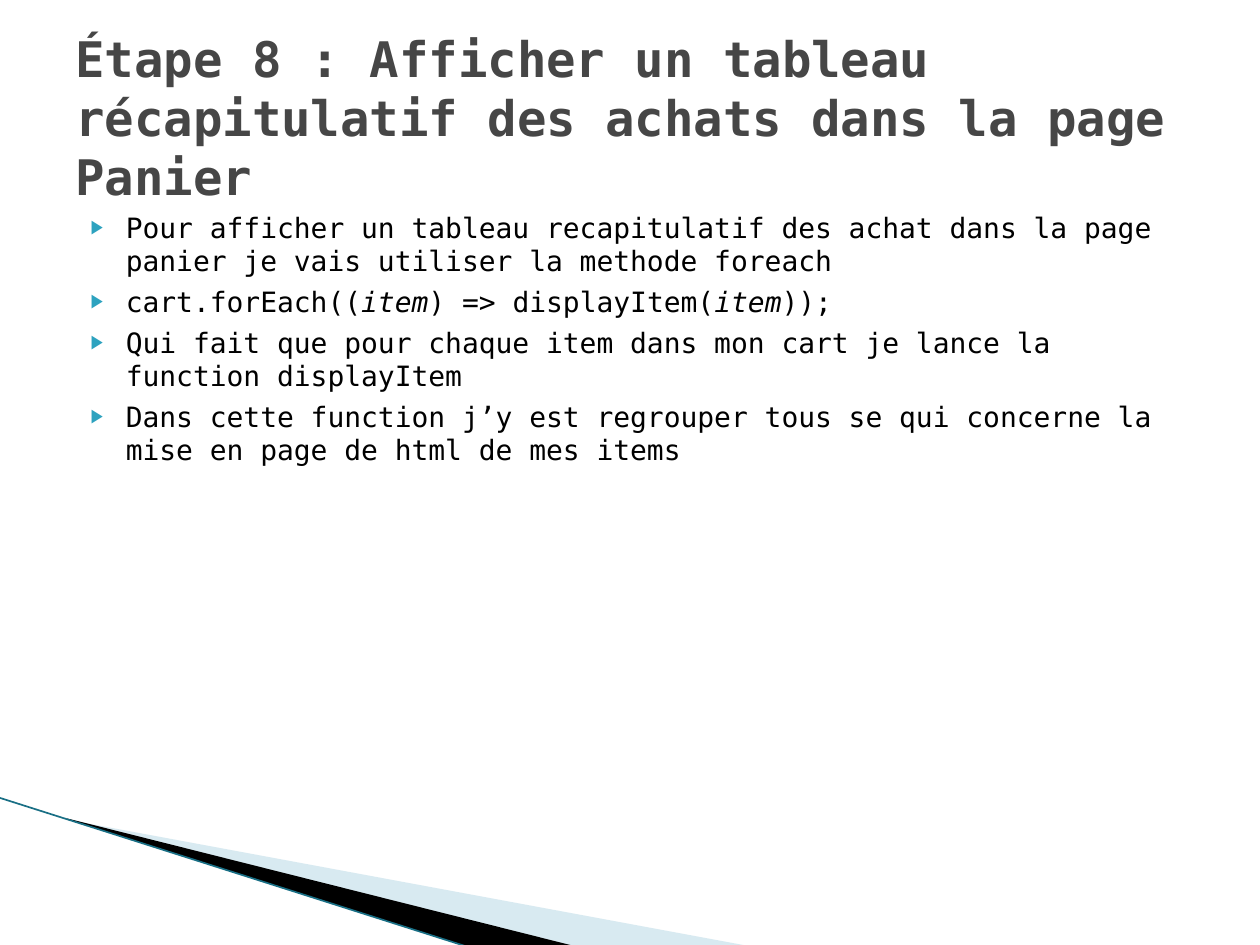
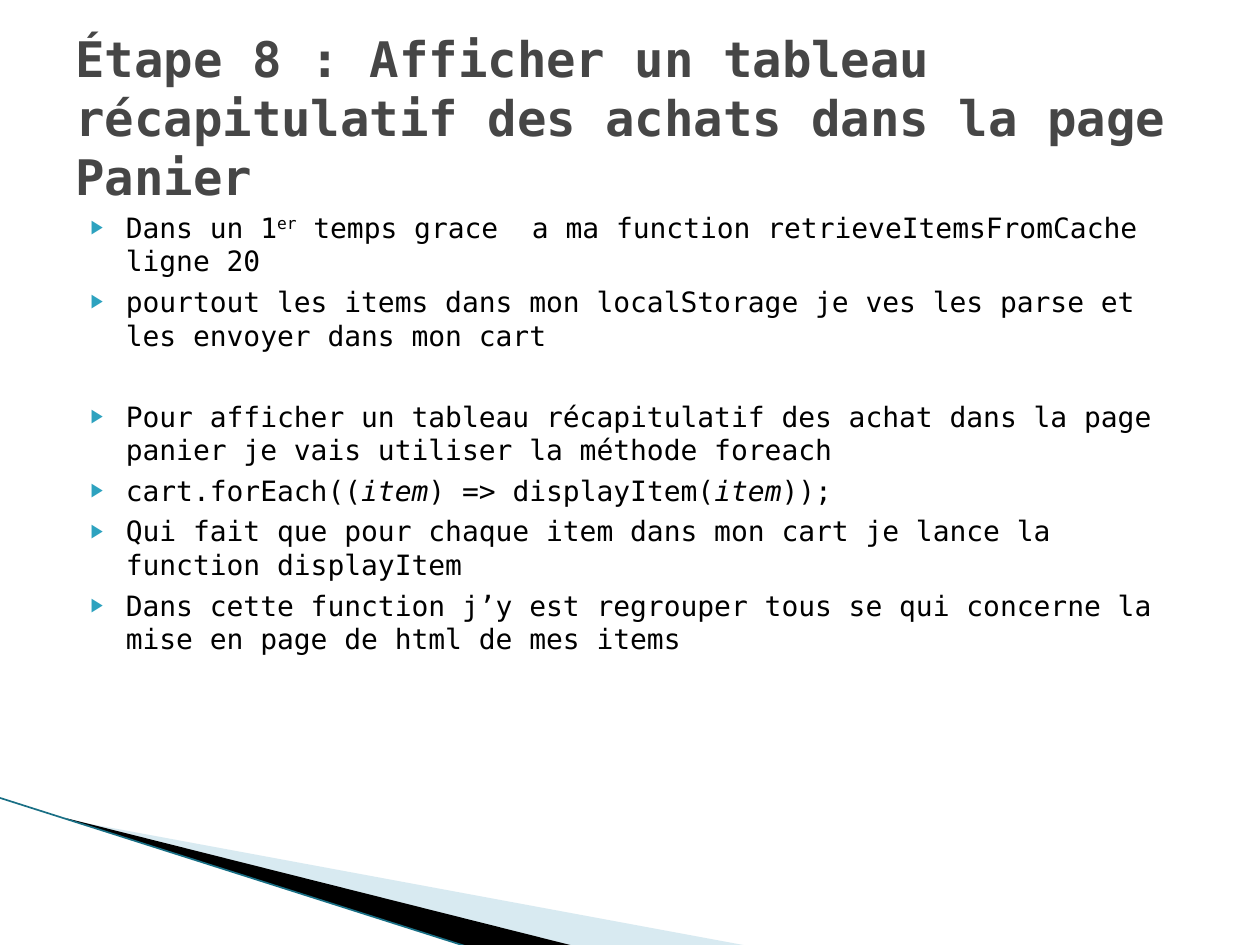
Before and after one commit to gwenaelgressier/GwenaelGressier_05_04042022, a slide deck: slide 10 of Nouveau Présentation Microsoft Office PowerPoint.pptx. Drawn at 1260x945 pixels with LibreOffice and Linux fonts; fonts in the diff are those of the drawing; background and template pictures are left out. Boxes give left, top, right and bottom in pixels: in the first picture for what was removed or moved away, otherwise in the second. Text is boxed around its words. In the diff, an @@ line names an element or a change of style, - is before the commit and + after.

```diff
--- a/Nouveau Présentation Microsoft Office PowerPoint.pptx
+++ b/Nouveau Présentation Microsoft Office PowerPoint.pptx
@@ text at (126, 216, 1151, 466): text changed @@
-▶ Pour afficher un tableau recapitulatif des achat dans la page panier je vais utiliser la methode foreach
+▶ Dans un 1er temps grace a ma function retrieveItemsFromCache ligne 20
+▶ pourtout les items dans mon localStorage je ves les parse et les envoyer dans mon cart
+▶ Pour afficher un tableau récapitulatif des achat dans la page panier je vais utiliser la méthode foreach
```
Also in this commit, not shown: 11 other slides changed, 3 other files.
